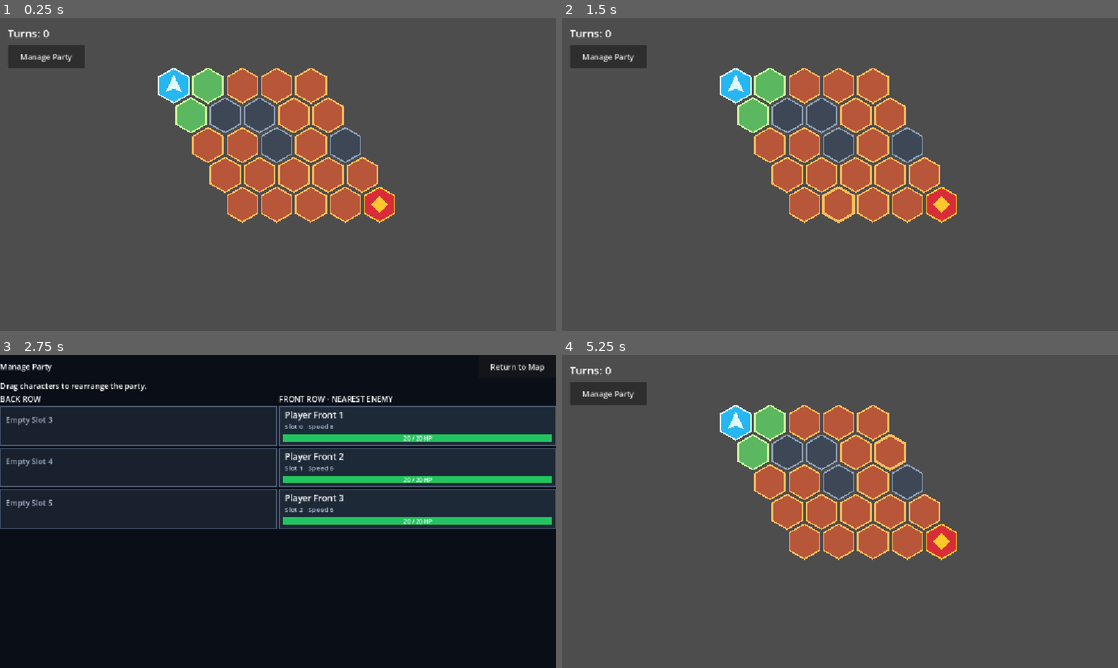
Above: before the commit, frames 1-4 (two rows, left to right).
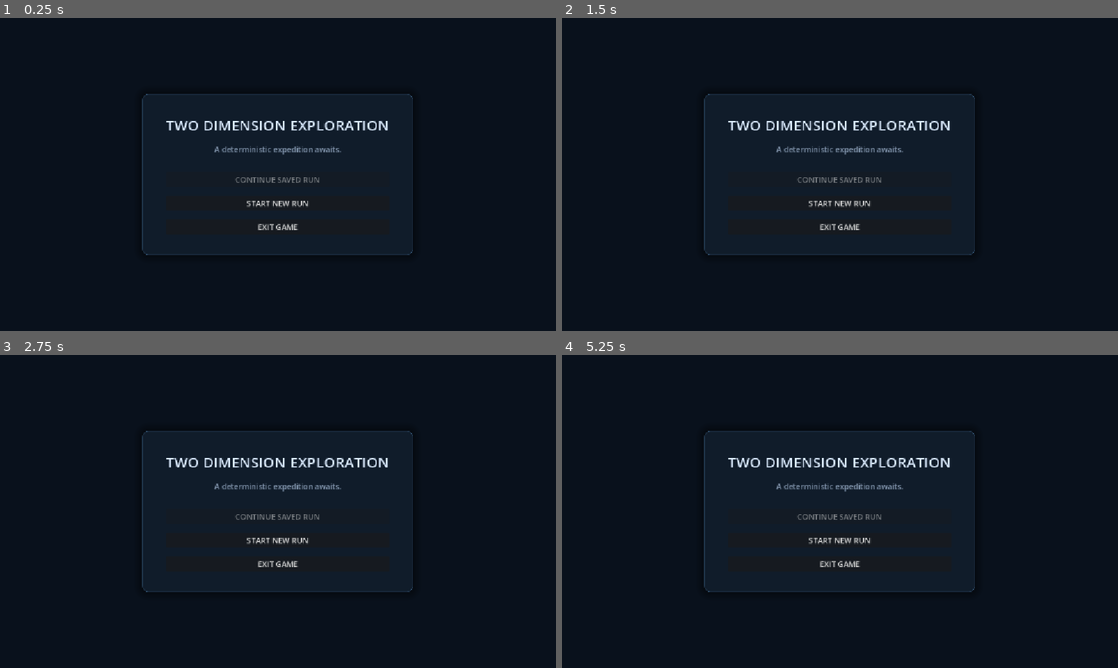
Above: after the commit, the same moments.

Repository: Poostaq/two-dimensional-experiment
Game: Godot game, scene res://Scenes/world_run_start.tscn
Two runs of this game, one before a commit and one after it. Both use one fixed random seed, a clock stepped at 60 frames per second and the inputs below. Before the commit the project starts from res://Scenes/game_world.tscn. The engine's default icon, where the game draws it, is replaced by a stand-in: a white triangle on a blue panel in a dark square.
Inputs (mouse positions are in pixels of both pictures, inside the frame that each line leads up to):
- Up to frame 1 (0.25 s): no input
- Up to frame 2 (1.5 s): click (840, 202) at 0.5 s, where only the run after the commit has a clickable "START NEW RUN"; click (840, 202) at 1.25 s, where only the run after the commit has a clickable "START NEW RUN"
- Up to frame 3 (2.75 s): click (44, 392) at 2 s, where only the run before the commit has a clickable "Manage Party"
- Up to frame 4 (5.25 s): click (1079, 367) at 2.75 s, where only the run before the commit has a clickable "Return to Map"; tap Enter at 3.5, 3.6, 5 s; move the mouse to (962, 495) at 3.52 s; hold Right 3.53-4.25 s; click (962, 495) at 3.67 s; tap Space at 3.77, 4.25 s; drag from (728, 527) to (812, 574) at 4.27 s; move the mouse to (895, 442) at 5.02 s; hold Right from 5.03 s (still down); tap Backspace at 5.1 s

The runs differ from the first frame. In frame 1, 100% of the frame differs, in the area x 0-100%, y 0-100%; in frame 2, 100%; in frame 3, 19%; in frame 4, 100%.

Commit message:
feat: cut over production to radius-8 world

Diff:
--- /dev/null
+++ b/Tests/Run/test_world_cutover_entry.gd
@@ -0,0 +1,33 @@
+class_name WorldCutoverEntryTests
+extends SceneTree
+
+const EXPECTED_MAIN_SCENE := "res://Scenes/world_run_start.tscn"
+
+var _failures: int = 0
+
+
+func _init() -> void:
+    call_deferred("_run")
+
+
+func _run() -> void:
+    var configured_main := String(
+        ProjectSettings.get_setting("application/run/main_scene", "")
+    )
+    _expect(
+        configured_main == EXPECTED_MAIN_SCENE,
+        "production authority is the Stage 5 launcher"
+    )
+    if _failures == 0:
+        print("PASS test_world_cutover_entry")
+    quit(1 if _failures > 0 else 0)
+
+
+func _expect(condition: bool, message: String) -> void:
+    if condition:
+        return
+    _failures += 1
+    push_error("%s (actual: %s)" % [
+        message,
+        String(ProjectSettings.get_setting("application/run/main_scene", "")),
+    ])
--- a/project.godot
+++ b/project.godot
@@ -11,7 +11,7 @@
 [application]
 
 config/name="TwoDimensionExploration"
-run/main_scene="res://Scenes/game_world.tscn"
+run/main_scene="res://Scenes/world_run_start.tscn"
 config/features=PackedStringArray("4.7", "Mobile")
 config/icon="res://icon.svg"
 
